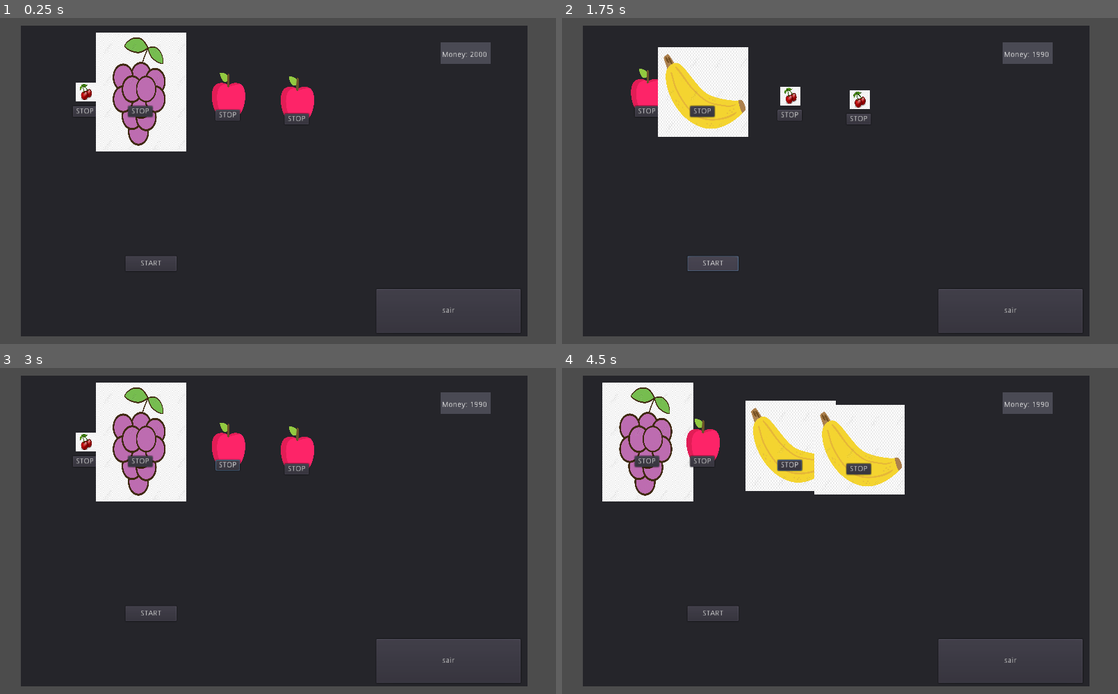
Above: before the commit, frames 1-4 (two rows, left to right).
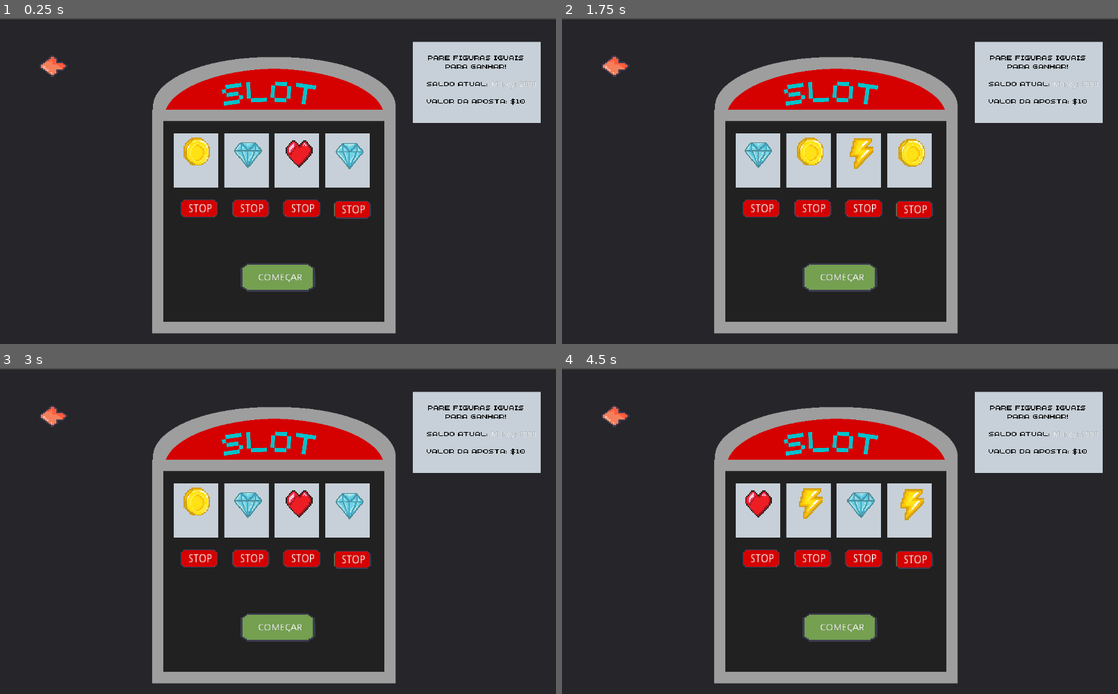
Above: after the commit, the same moments.

Repository: 2022M1T2-Inteli/Make-Me-Rich
Game: Godot game, scene res://GameCassino.tscn
Same seed, same stepped clock (60 frames per second), same inputs: the game is played once before the commit and once after it. This scene is started directly instead of the project's main scene.
Inputs (mouse positions are in pixels of both pictures, inside the frame that each line leads up to):
- Up to frame 1 (0.25 s): no input
- Up to frame 2 (1.75 s): click "STOP" at 0.5 s; click "START" at 1.25 s
- Up to frame 3 (3 s): click "START" at 2 s; tap Enter (interacao) at 2.75 s; move the mouse to (400, 514) at 2.77 s; hold Right (ui_right) from 2.78 s (still down); hold X (x) from 2.78 s (still down)
- Up to frame 4 (4.5 s): move the mouse to (728, 547) at 3.52 s; release Right (ui_right) at 3.53 s; release X (x) at 3.53 s; hold Down (ui_down) 3.53-4.28 s; tap Enter (interacao) at 3.6 s; tap X (x) at 3.8 s; move the mouse to (895, 459) at 4.27 s; hold Right (ui_right) from 4.28 s (still down); hold A (tecla_a) from 4.28 s (still down)

The runs differ from the first frame. In frame 1, 45% of the frame differs, in the area x 0-100%, y 0-100%; in frame 2, 44%; in frame 3, 45%; in frame 4, 48%.

Commit message:
slot machine design

Diff:
--- a/src/godot/GameCassino.tscn
+++ b/src/godot/GameCassino.tscn
@@ -1,9 +1,13 @@
-[gd_scene load_steps=6 format=2]
+[gd_scene load_steps=10 format=2]
 
 [ext_resource path="res://Wheel.tscn" type="PackedScene" id=1]
 [ext_resource path="res://Scripts/Player.gd" type="Script" id=2]
 [ext_resource path="res://sair.gd" type="Script" id=3]
 [ext_resource path="res://Scripts/Slotmachine.gd" type="Script" id=4]
+[ext_resource path="res://assets/slot (1).png" type="Texture" id=5]
+[ext_resource path="res://assets/seta_voltar.png" type="Texture" id=6]
+[ext_resource path="res://assets/slot.png" type="Texture" id=7]
+[ext_resource path="res://assets/botao verde.png" type="Texture" id=8]
 
 [sub_resource type="CanvasItemMaterial" id=1]
 blend_mode = 1
@@ -18,61 +22,75 @@
 [node name="Control" type="CanvasLayer" parent="."]
 
 [node name="Slotmachine" type="Panel" parent="Control"]
-margin_left = 39.0
-margin_top = 14.0
-margin_right = 971.0
-margin_bottom = 586.0
+margin_left = -50.0
+margin_top = 3.0
+margin_right = 1094.0
+margin_bottom = 641.0
 script = ExtResource( 4 )
-__meta__ = {
-"_edit_use_anchors_": false
-}
+
+[node name="SetaVoltar" type="Sprite" parent="Control/Slotmachine"]
+position = Vector2( 146, 84 )
+scale = Vector2( 0.0465, 0.03775 )
+texture = ExtResource( 6 )
+
+[node name="Slot" type="Sprite" parent="Control/Slotmachine"]
+position = Vector2( 543, 331 )
+scale = Vector2( 0.3025, 0.305375 )
+texture = ExtResource( 7 )
 
 [node name="Wheel" parent="Control/Slotmachine" instance=ExtResource( 1 )]
-margin_left = 113.0
-margin_top = 141.0
-margin_right = 197.0
-margin_bottom = 253.0
+margin_left = 413.0
+margin_top = 331.0
+margin_right = 497.0
+margin_bottom = 443.0
 
 [node name="Wheel3" parent="Control/Slotmachine" instance=ExtResource( 1 )]
-margin_left = 376.0
-margin_top = 148.0
-margin_right = 376.0
-margin_bottom = 148.0
+margin_left = 508.0
+margin_top = 331.0
+margin_right = 508.0
+margin_bottom = 331.0
 
 [node name="Wheel2" parent="Control/Slotmachine" instance=ExtResource( 1 )]
 anchor_right = 0.982
 anchor_bottom = 1.0
-margin_left = 215.0
-margin_top = 141.0
-margin_right = -700.224
-margin_bottom = -431.0
+margin_left = 602.0
+margin_top = 331.0
+margin_right = -313.224
+margin_bottom = -241.0
 
 [node name="Wheel4" parent="Control/Slotmachine" instance=ExtResource( 1 )]
-margin_left = 503.0
-margin_top = 155.0
-margin_right = 503.0
-margin_bottom = 155.0
+margin_left = 695.0
+margin_top = 333.0
+margin_right = 695.0
+margin_bottom = 333.0
 
 [node name="StartButton" type="Button" parent="Control/Slotmachine"]
-margin_left = 192.0
-margin_top = 424.0
-margin_right = 286.0
-margin_bottom = 452.0
+margin_left = 497.0
+margin_top = 454.0
+margin_right = 623.0
+margin_bottom = 495.0
 text = "START"
-__meta__ = {
-"_edit_use_anchors_": false
-}
+
+[node name="BotaoVerde" type="Sprite" parent="Control/Slotmachine/StartButton"]
+position = Vector2( 63, 26 )
+scale = Vector2( 0.14475, 0.0975 )
+texture = ExtResource( 8 )
 
 [node name="sair" type="Button" parent="Control/Slotmachine"]
-margin_left = 654.0
-margin_top = 485.0
-margin_right = 920.0
-margin_bottom = 566.0
-text = "sair"
+margin_left = 129.0
+margin_top = 75.0
+margin_right = 167.0
+margin_bottom = 97.0
+flat = true
 script = ExtResource( 3 )
-__meta__ = {
-"_edit_use_anchors_": false
-}
+
+[node name="Label" type="Label" parent="Control/Slotmachine"]
+margin_left = 525.0
+margin_top = 467.0
+margin_right = 588.0
+margin_bottom = 481.0
+rect_scale = Vector2( 1.30232, 1.19787 )
+text = "COMEÇAR"
 
 [node name="Player" type="Panel" parent="Control"]
 material = SubResource( 1 )
@@ -81,26 +99,25 @@
 margin_right = 904.199
 margin_bottom = 85.0
 script = ExtResource( 2 )
-__meta__ = {
-"_edit_use_anchors_": false
-}
+
+[node name="INSTRUÇÕES" type="Sprite" parent="Control/Player"]
+position = Vector2( 65, 168 )
+scale = Vector2( 0.249875, 0.23125 )
+texture = ExtResource( 5 )
 
 [node name="CenterContainer" type="CenterContainer" parent="Control/Player"]
 anchor_right = 1.0
 anchor_bottom = 1.0
-margin_left = -2.0
-margin_top = 3.0
-margin_right = -0.199463
-margin_bottom = 3.0
-__meta__ = {
-"_edit_use_anchors_": false
-}
+margin_left = 94.0
+margin_top = 61.0
+margin_right = 72.801
+margin_bottom = 55.0
 
 [node name="Label" type="Label" parent="Control/Player/CenterContainer"]
-margin_left = 47.0
-margin_top = 13.0
-margin_right = 47.0
-margin_bottom = 27.0
+margin_left = 36.0
+margin_top = 10.0
+margin_right = 36.0
+margin_bottom = 24.0
 align = 1
 valign = 1
 
--- a/src/godot/Interface.tscn
+++ b/src/godot/Interface.tscn
@@ -9,9 +9,6 @@
 [node name="MessageConteiner" type="Control" parent="."]
 anchor_right = 1.0
 anchor_bottom = 1.0
-__meta__ = {
-"_edit_use_anchors_": false
-}
 
 [node name="TextureRect" type="TextureRect" parent="MessageConteiner"]
 margin_left = 363.0
@@ -46,12 +43,13 @@
 }
 
 [node name="Label" type="Label" parent="MessageConteiner"]
-margin_left = 251.0
-margin_top = 245.0
-margin_right = 775.0
-margin_bottom = 368.0
+margin_left = 327.0
+margin_top = 246.0
+margin_right = 690.0
+margin_bottom = 369.0
 text = "Clique nos produtos para embalá-los,
-quanto mais embalar mais recursos ganhará"
+quanto mais embalar
+ mais recursos ganhará"
 align = 1
 valign = 1
 
@@ -83,9 +81,9 @@
 
 [node name="Label" type="Label" parent="."]
 margin_left = 385.0
-margin_top = 79.0
+margin_top = 86.0
 margin_right = 630.0
-margin_bottom = 197.0
+margin_bottom = 204.0
 text = "Meta: Embalar 50 produtos
 "
 align = 1
--- a/src/godot/Wheel.tscn
+++ b/src/godot/Wheel.tscn
@@ -1,14 +1,15 @@
-[gd_scene load_steps=7 format=2]
+[gd_scene load_steps=8 format=2]
 
-[ext_resource path="res://Sprites/maca.png" type="Texture" id=1]
+[ext_resource path="res://assets/coração icon.png" type="Texture" id=1]
 [ext_resource path="res://Scripts/Wheel.gd" type="Script" id=2]
-[ext_resource path="res://Sprites/cereja.jpg" type="Texture" id=3]
-[ext_resource path="res://Sprites/banana.png" type="Texture" id=4]
-[ext_resource path="res://Sprites/uva.png" type="Texture" id=5]
+[ext_resource path="res://assets/raio icon.png" type="Texture" id=3]
+[ext_resource path="res://assets/pixil-frame-0 (15).png" type="Texture" id=4]
+[ext_resource path="res://assets/slot (2).png" type="Texture" id=5]
+[ext_resource path="res://assets/diamante icon.png" type="Texture" id=6]
 
 [sub_resource type="SpriteFrames" id=6]
 animations = [ {
-"frames": [ ExtResource( 1 ), ExtResource( 5 ), ExtResource( 3 ), ExtResource( 4 ) ],
+"frames": [ ExtResource( 6 ), ExtResource( 1 ), ExtResource( 5 ), ExtResource( 3 ) ],
 "loop": true,
 "name": "Rolling",
 "speed": 5.0
@@ -20,13 +21,10 @@
 margin_right = 112.118
 margin_bottom = 142.635
 script = ExtResource( 2 )
-__meta__ = {
-"_edit_use_anchors_": false
-}
 
 [node name="AnimatedSprite" type="AnimatedSprite" parent="."]
-position = Vector2( 5.88202, -18.635 )
-scale = Vector2( 0.139042, 0.182159 )
+position = Vector2( -0.11792, -84.635 )
+scale = Vector2( 0.039021, 0.0410795 )
 frames = SubResource( 6 )
 animation = "Rolling"
 frame = 2
@@ -41,4 +39,18 @@
 "_edit_use_anchors_": false
 }
 
+[node name="Sprite" type="Sprite" parent="."]
+position = Vector2( 2.88202, 20.365 )
+scale = Vector2( 0.205714, 0.177143 )
+texture = ExtResource( 4 )
+
+[node name="Label" type="Label" parent="."]
+margin_left = -36.118
+margin_top = 7.36501
+margin_right = 27.882
+margin_bottom = 21.365
+rect_scale = Vector2( 1.33817, 1.52868 )
+text = "STOP"
+align = 1
+
 [connection signal="pressed" from="Button" to="." method="_on_Button_pressed"]
Binary file added: src/godot/assets/botao verde.png
Not shown, added: src/godot/assets/botao verde.png.import
Binary file added: src/godot/assets/coração icon.png
Not shown, added: src/godot/assets/coração icon.png.import
Binary file added: src/godot/assets/diamante icon.png
Not shown, added: src/godot/assets/diamante icon.png.import
Binary file added: src/godot/assets/pixil-frame-0 (15).png
Not shown, added: src/godot/assets/pixil-frame-0 (15).png.import
Binary file added: src/godot/assets/raio icon.png
Not shown, added: src/godot/assets/raio icon.png.import
Binary file added: src/godot/assets/slot (1).png
Not shown, added: src/godot/assets/slot (1).png.import
(and 4 more such lines)
